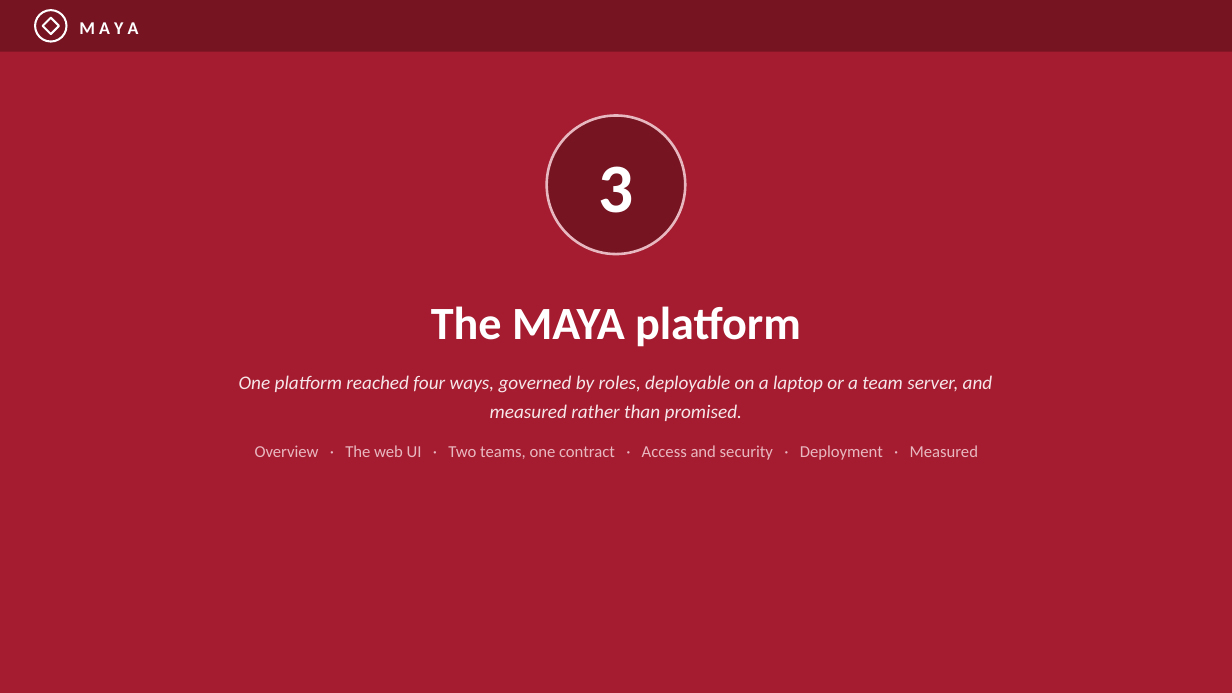
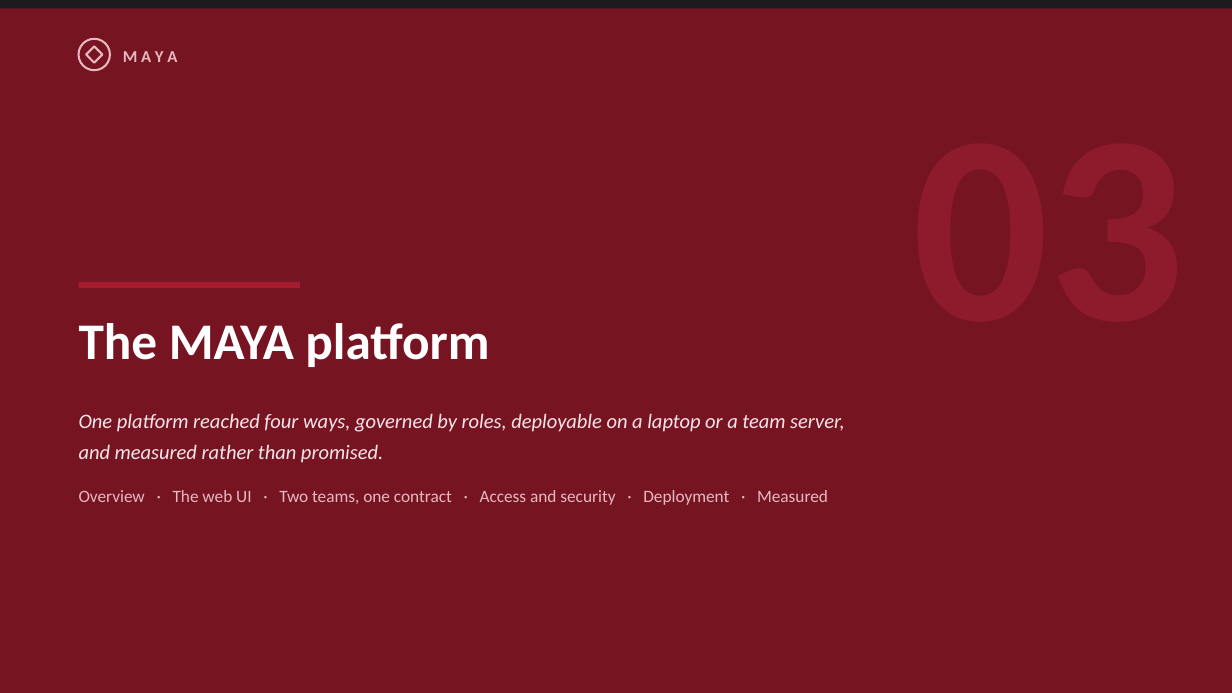
Before and after one commit to ajsinha/maya, a slide deck: slide 23 of docs/publications/MAYA-Model-Management-Formalism-and-System-Design.pptx. Drawn at 1232x693 pixels with LibreOffice and Linux fonts; fonts in the diff are those of the drawing. Boxes give left, top, right and bottom in pixels: in the first picture for what was removed or moved away, otherwise in the second. Text is boxed around its words. In the diff, an @@ line names an element or a change of style, - is before the commit and + after.

```diff
--- a/docs/publications/MAYA-Model-Management-Formalism-and-System-Design.pptx
+++ b/docs/publications/MAYA-Model-Management-Formalism-and-System-Design.pptx
@@ rectangle at [0,0,1232,693]: fill #A51C30 to #761422 @@
@@ rectangle: place and size @@
-rectangle at [0,0,1232,52]
+rectangle at [0,0,1232,8]
@@ rectangle at [0,0,1232,8]: fill #761422 to #1C1C1E @@
@@ ellipse at [79,39,110,70]: outline #FFFFFF 1.6 pt to #E8B8C0 1.6 pt @@
@@ 1 text, 1 ellipse, 1 diamond: place and size @@
-1 text, 1 ellipse, 1 diamond at [35,10,139,42]
+1 text, 1 ellipse, 1 diamond at [79,39,177,70]
@@ diamond at [86,46,103,63]: outline #FFFFFF 1.6 pt to #E8B8C0 1.6 pt @@
@@ text "M A Y A" at [123,51,177,62]: size 14 to 13 pt, text colour #FFFFFF to #E8B8C0 @@
@@ ellipse removed at [547,116,686,254] @@
@@ text removed at [598,166,633,213] @@
-3
@@ rectangle added at [79,282,300,288], fill #A51C30 @@
@@ text "The MAYA platform": place and size @@
-text "The MAYA platform" at [431,306,801,347]
+text "The MAYA platform" at [79,323,489,367]
@@ text "The MAYA platform" at [79,323,489,367]: size 36 to 40 pt; alignment centre to left; line spacing 1.2 to 1.05 @@
@@ text "One platform reached four ways, ...": place and size @@
-text "One platform reached four ways, ..." at [239,375,993,460]
+text "One platform reached four ways, ..." at [79,413,844,505]
@@ text "One platform reached four ways, ..." at [79,413,844,505]: size 15 to 16 pt in "One platform reached four ways, governed by ..."; size 13 to 13.5 pt in "Overview · The web UI · Two ..."; alignment centre to left; more space between paragraphs; line spacing 1.25 to 1.3 @@
```
Also in this commit, not shown: 7 other slides changed, 3 other files.
